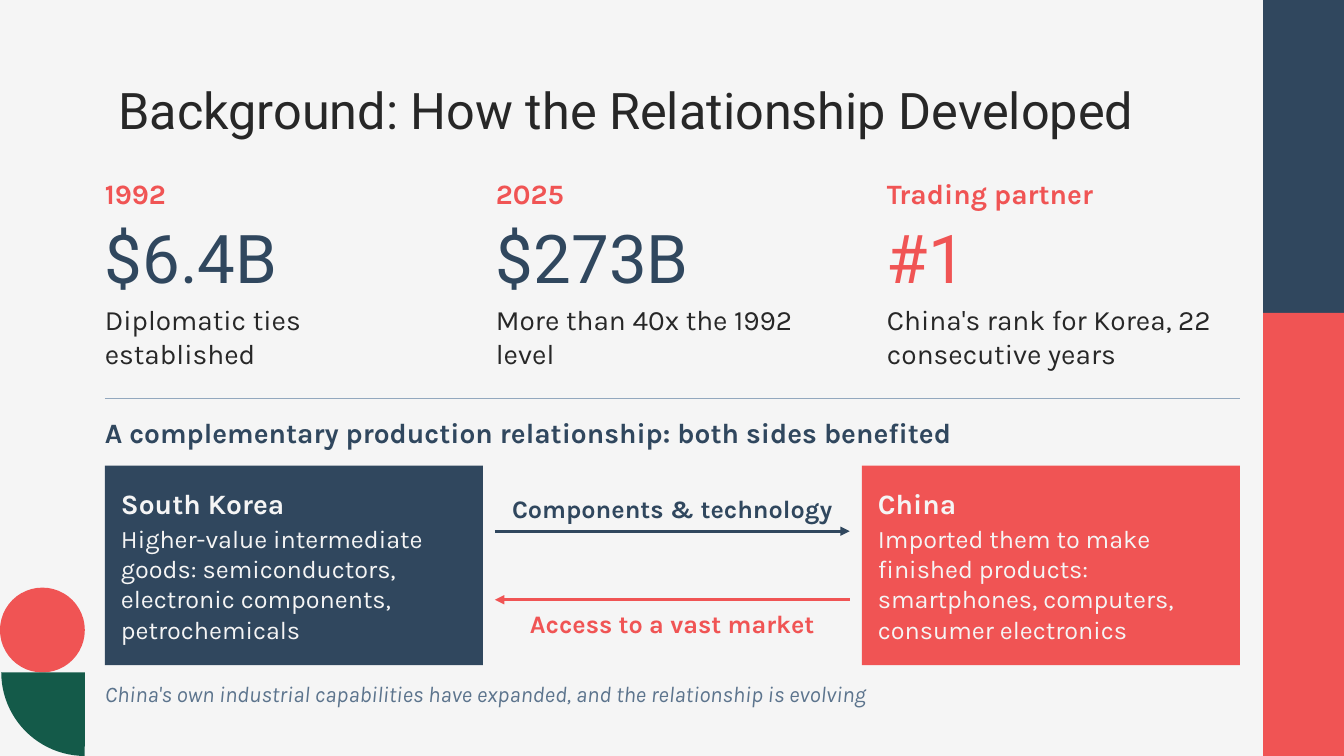
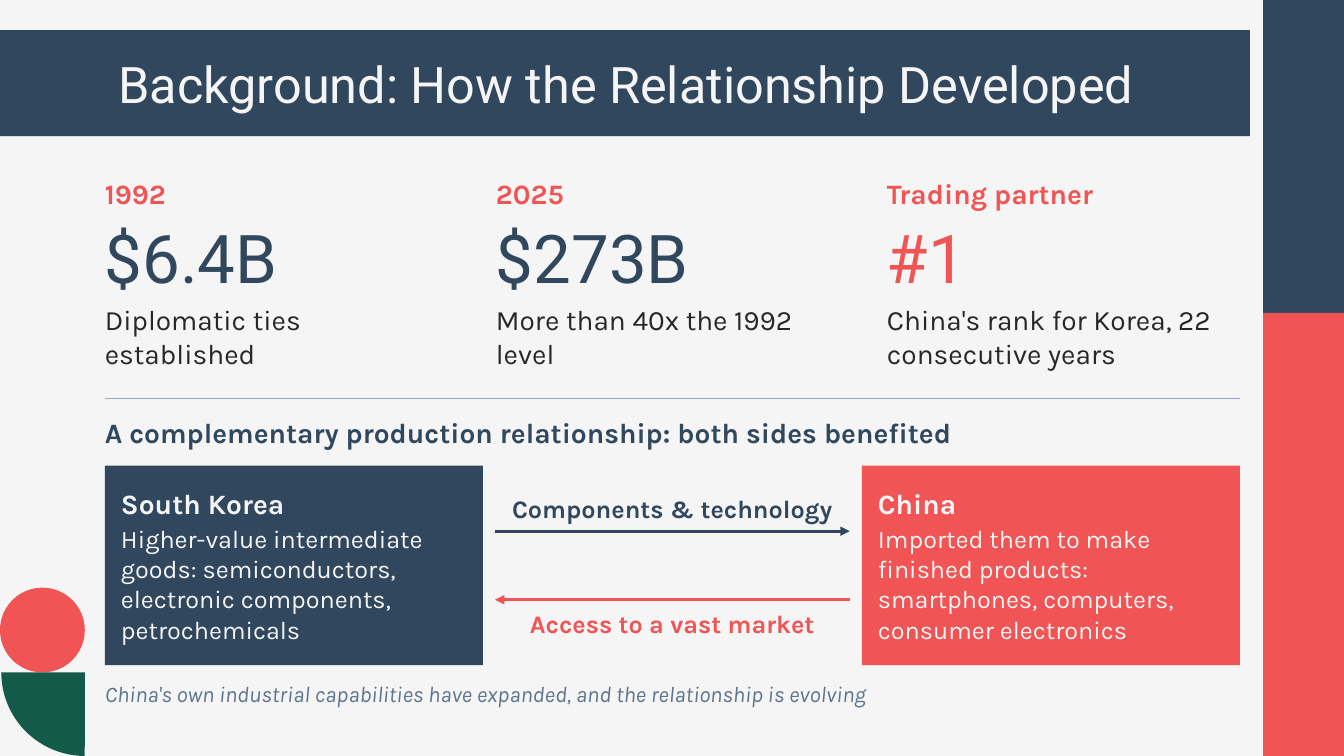
Before and after one commit to andyandrewc21-cyber/owner-repo, a slide deck: slide 2 of korea-china-trade.pptx. Drawn at 1344x756 pixels with LibreOffice and Linux fonts; fonts in the diff are those of the drawing. Boxes give left, top, right and bottom in pixels: in the first picture for what was removed or moved away, otherwise in the second. Text is boxed around its words. In the diff, an @@ line names an element or a change of style, - is before the commit and + after.

```diff
--- a/korea-china-trade.pptx
+++ b/korea-china-trade.pptx
@@ rectangle added at box(0, 30, 1250, 136), fill #30475E @@
@@ title "Background: How the Relationship Developed": place and size @@
-title "Background: How the Relationship Developed" at box(118, 91, 1134, 140)
+title "Background: How the Relationship Developed" at box(118, 65, 1134, 114)
@@ title "Background: How the Relationship Developed" at box(118, 65, 1134, 114): text colour #272727 to #F5F5F5; vertical alignment top to middle @@
```
